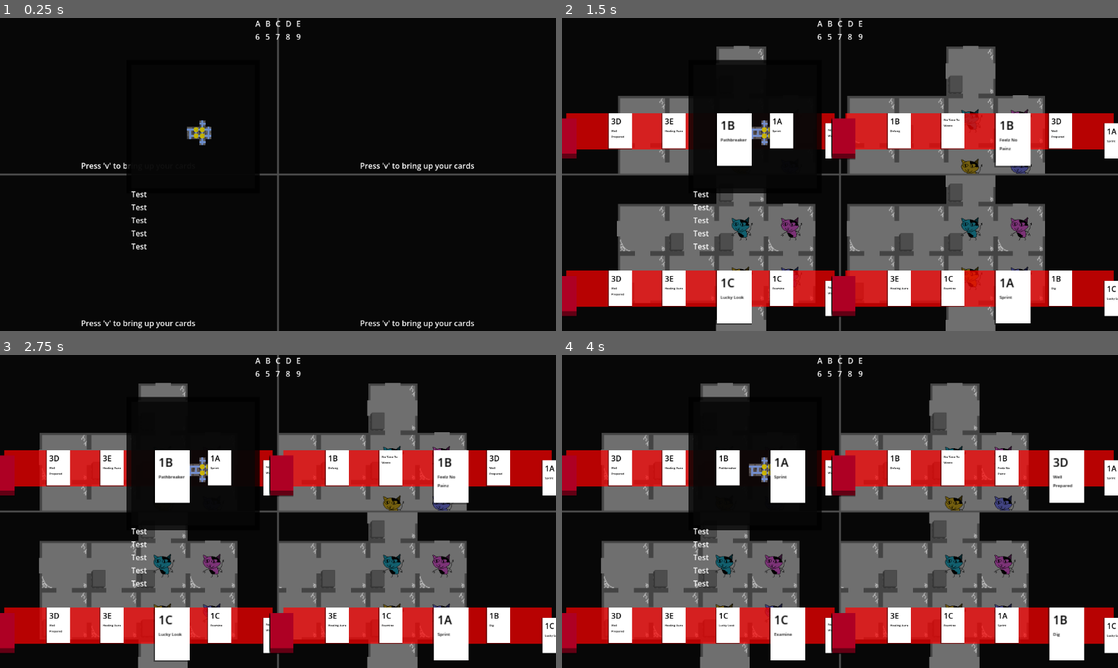
Above: before the commit, frames 1-4 (two rows, left to right).
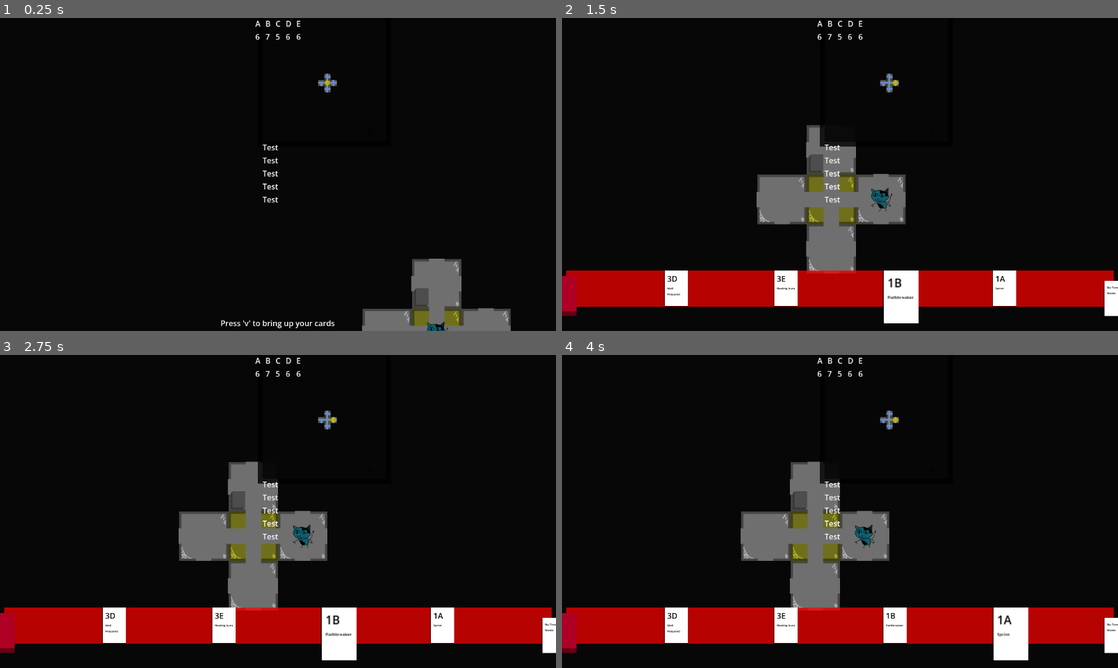
Above: after the commit, the same moments.

Repository: emrysshevek/gameganggame
Game: Godot game, scene res://scenes/GameScene.tscn
Two runs of this game, one before a commit and one after it. Both use one fixed random seed, a clock stepped at 60 frames per second and the inputs below.
Inputs (mouse positions are in pixels of both pictures, inside the frame that each line leads up to):
- Up to frame 1 (0.25 s): no input
- Up to frame 2 (1.5 s): tap V (debug_v) at 0.5, 1.25 s; move the mouse to (962, 158) at 0.52 s; hold D (move_right) 0.53-1.25 s; tap G (discard) at 0.6 s; click (962, 158) at 0.67 s; drag from (728, 190) to (812, 237) at 1.27 s
- Up to frame 3 (2.75 s): move the mouse to (333, 442) at 2.02 s; hold D (move_right) from 2.03 s (still down); tap C (toggle_cursor) at 2.1 s
- Up to frame 4 (4 s): release D (move_right) at 2.75 s; click "Draw" at 2.75 s; click "Discard" at 3.5 s

The runs differ from the first frame. In frame 1, 5.3% of the frame differs, in the area x 0-100%, y 0-100%; in frame 2, 49%; in frame 3, 48%; in frame 4, 49%.
Error after the commit: Invalid assignment of property or key 'text' with value of type 'String' on a base object of type 'null instance'. (res://scenes/tiles/cache/cache_tile.gd:49)

Commit message:
added start and cache tiles

Diff:
--- a/entities/character.gd
+++ b/entities/character.gd
@@ -154,6 +154,7 @@
 	grid_coordinates = new_grid_position
 	movement -= 1
 	character_sprite.position = new_screen_position
+	print("Character ", str(character_id), " moved to tile ", str(grid_coordinates))
 	Events.character_moved.emit(self, old_grid_position, new_grid_position)
 	moved.emit(self, old_grid_position, new_grid_position)
 
--- a/global/Events.gd
+++ b/global/Events.gd
@@ -18,6 +18,8 @@
 #region Turn
 signal game_started()
 signal game_ended()
+signal game_won()
+signal game_lost()
 signal round_started()
 signal round_ended()
 signal player_turn_ended(_character: Character)
--- a/global/config.gd
+++ b/global/config.gd
@@ -3,7 +3,7 @@
 
 
 const MAX_PLAYER_COUNT = 4
-var player_count = 4
+var player_count = 1
 const CREATURE_VALUE_COUNT = len(Model.CreatureValue)
 
 const VALUE_MANAGER_GROUP = 'value_manager'
--- a/scenes/game_scene.gd
+++ b/scenes/game_scene.gd
@@ -44,6 +44,7 @@
 func _ready() -> void:
 	start_game()
 	Events.player_turn_ended.connect(_on_player_turn_ended)
+	Events.game_won.connect(_on_game_won)
 #endregion
 
 
@@ -186,4 +187,8 @@
 	_player_turn_end[_character.character_id] = true
 	if _player_turn_end.all(func(x): return x):
 		end_round()
+
+
+func _on_game_won() -> void:
+	print("GAME WON")
 #endregion
--- a/scenes/grid_manager.gd
+++ b/scenes/grid_manager.gd
@@ -30,19 +30,13 @@
 #width and height of the map in tiles
 var map_width:int = 20
 var map_height:int = 20
-@onready var center_tile := Vector2i(map_width/2, map_height/2)
-@onready var starting_positions: Array[Vector2i] = [
-		center_tile,
-		center_tile + Vector2i.RIGHT,
-		center_tile + Vector2i.DOWN,
-		center_tile + Vector2i.RIGHT + Vector2i.DOWN
-	]
+
 
 #size of each tile in pixels
 var tile_size:Vector2 = Vector2(64,64)
 
 #Testing
-var test_map_on:bool = false
+var test_map_on:bool = true
 var _loot_card_scene = preload("res://cards/cards/loot_card/loot_card.tscn")
 #endregion
 
@@ -62,20 +56,14 @@
 
 	#initialize blank map grid
 	var new_map_grid = []
+	var unique_tiles = _generate_unique_tile_positions()
 	for x in range(map_width):
 		new_map_grid.append([])
 		new_map_grid[x] = []
 		for y in range(map_height):
-			var new_tile: Tile
-			var player_id = starting_positions.find(Vector2i(x,y))
-			if player_id >= 0 and player_id < Config.player_count:
-				var start: StartingTile = preload("res://scenes/tiles/starting_tile/starting_tile.tscn").instantiate()
-				start.player_id = player_id
-				new_tile = start
-				print("Adding start tile for player ", str(player_id), " to tile ", str(Vector2i(x,y)))
-			else:
+			var new_tile: Tile = unique_tiles.get(Vector2i(x,y))
+			if new_tile == null:
 				new_tile = _tile_scene.instantiate()
-
 			self.add_child(new_tile)
 			new_map_grid[x].append([])
 			new_map_grid[x][y]=new_tile
@@ -90,6 +78,7 @@
 			new_tile.position = Vector2(x * 64, y * 64)
 	#adding the newly generated map to the floor map grid
 	floor_maps[level] = new_map_grid
+
 	#generating all the parts of the map
 	if test_map_on == false:
 		generate_map(0)
@@ -97,6 +86,37 @@
 		generate_loot_piles(0, 2)
 	else:
 		setup_test_map(0)
+
+func _generate_unique_tile_positions() -> Dictionary[Vector2i, Tile]:
+	var position_to_tile: Dictionary[Vector2i, Tile] = {}
+
+	# generate starting positions in the center of the map
+	var center_tile := Vector2i(map_width/2, map_height/2)
+	var starting_positions: Array[Vector2i] = [
+		center_tile,
+		center_tile + Vector2i.RIGHT,
+		center_tile + Vector2i.DOWN,
+		center_tile + Vector2i.RIGHT + Vector2i.DOWN
+	]
+	for i in Config.player_count:
+		var start_tile: StartingTile = preload("res://scenes/tiles/starting_tile/starting_tile.tscn").instantiate()
+		start_tile.player_id = i
+		starting_tiles.append(start_tile)
+		position_to_tile[starting_positions[i]] = start_tile
+		print("Added start tile for player ", str(i), " at position ", str(starting_positions[i]))
+
+	# generate random cache position at least half the radius of the map away in both directions
+	var radius := Vector2i(map_width/2, map_height/2)
+	var min_dist := radius/2
+	var quadrant := Vector2i([-1, 1].pick_random(), [-1,1].pick_random())
+	var cache_pos := Vector2i(randi_range(min_dist.x, radius.x), randi_range(min_dist.y, radius.y))
+	cache_pos = (quadrant * cache_pos) + radius
+	cache_tile = preload("res://scenes/tiles/cache/cache_tile.tscn").instantiate()
+	position_to_tile[cache_pos] = cache_tile
+	print("Added cache tile at position ", str(cache_pos))
+
+	return position_to_tile
+
 
 func add_path(tile1:Tile, tile2:Tile):
 	var connection_direction = get_path_direction(tile1, tile2)
--- a/scenes/tiles/cache/cache_tile.gd
+++ b/scenes/tiles/cache/cache_tile.gd
@@ -6,6 +6,16 @@
 ## must be connected to all starting tiles
 ## cannot have a hazard or resource card at start of round
 ## when enough resources have been cached, win the game
+
+@export var required_cards_per_player := 1
+var total_count := 0
+
+@onready var label: Label = $Label
+
+
+func _ready() -> void:
+	super._ready()
+	_update_label()
 
 
 func enter(entering_character:Character):
@@ -23,3 +33,17 @@
 		cm.remove_card(card)
 
 	Events.resources_cached.emit(count)
+
+	total_count += count
+	if total_count >= required_cards_per_player * Config.player_count:
+		Events.game_won.emit()
+
+	_update_label()
+
+
+func add_hazard(_new_hazard:Hazard) -> bool:
+	return false
+
+
+func _update_label() -> void:
+	label.text = str(total_count) + "//" + str(required_cards_per_player * Config.player_count)
--- a/scenes/tiles/cache/cache_tile.tscn
+++ b/scenes/tiles/cache/cache_tile.tscn
@@ -5,3 +5,13 @@
 
 [node name="CacheTile" unique_id=477134848 instance=ExtResource("1_vua80")]
 script = ExtResource("2_lgy72")
+
+[node name="Tile_Bkgd" parent="." index="0" unique_id=107649264]
+modulate = Color(0.3764706, 1, 0.40392157, 1)
+
+[node name="Label" type="Label" parent="Front" parent_id_path=PackedInt32Array(52007739) index="9" unique_id=1965851138]
+offset_left = 32.0
+offset_top = 41.0
+offset_right = 72.0
+offset_bottom = 64.0
+text = "0/3"
--- a/scenes/tiles/starting_tile/starting_tile.gd
+++ b/scenes/tiles/starting_tile/starting_tile.gd
@@ -15,7 +15,7 @@
 	Events.game_started.connect(_on_game_started)
 
 
-func add_hazard(new_hazard:Hazard) -> bool:
+func add_hazard(_new_hazard:Hazard) -> bool:
 	return false
 
 
--- a/scenes/tiles/starting_tile/starting_tile.tscn
+++ b/scenes/tiles/starting_tile/starting_tile.tscn
@@ -5,3 +5,6 @@
 
 [node name="StartingTile" unique_id=477134848 instance=ExtResource("1_d3vv6")]
 script = ExtResource("2_q4j2o")
+
+[node name="Tile_Bkgd" parent="." index="0" unique_id=107649264]
+modulate = Color(1, 1, 0.24705882, 1)
--- a/scenes/tiles/tile.gd
+++ b/scenes/tiles/tile.gd
@@ -111,6 +111,9 @@
 		hazard.trigger_enter_ability(entering_character)
 	characters.append(entering_character)
 	Events.tile_entered.emit(self, entering_character)
+
+	# TODO: For testing only, remove when finished
+	pickup_cards(entering_character)
 
 
 func exit(exiting_character:Character):
